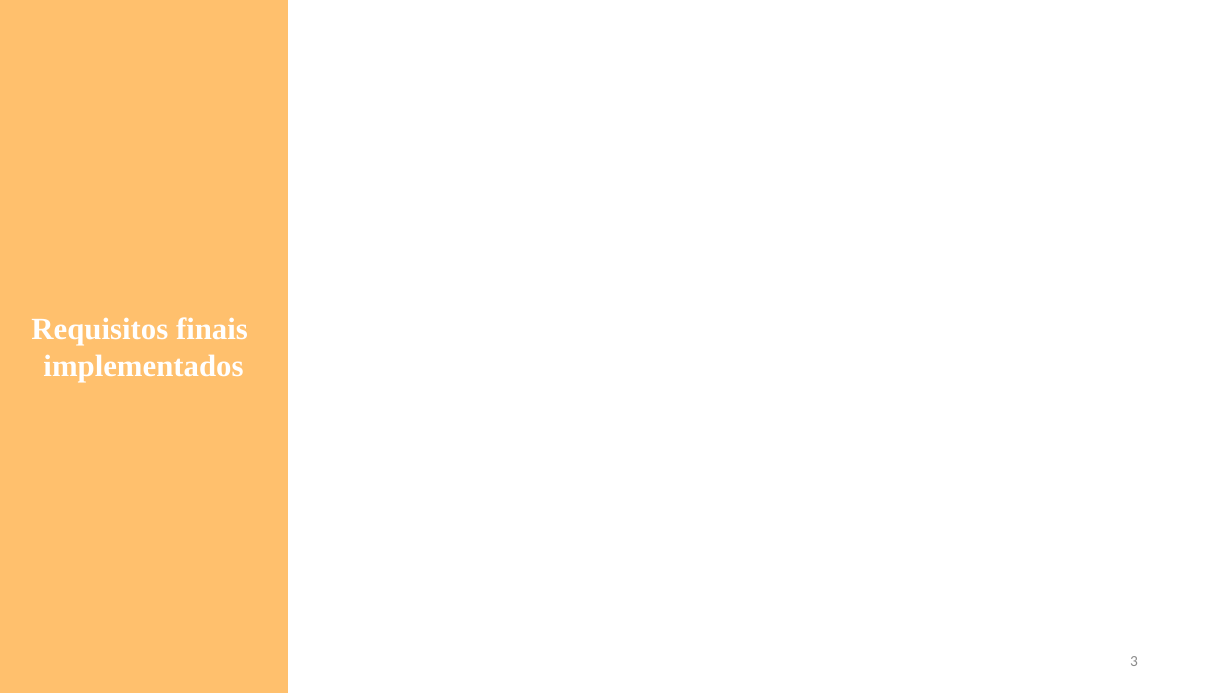
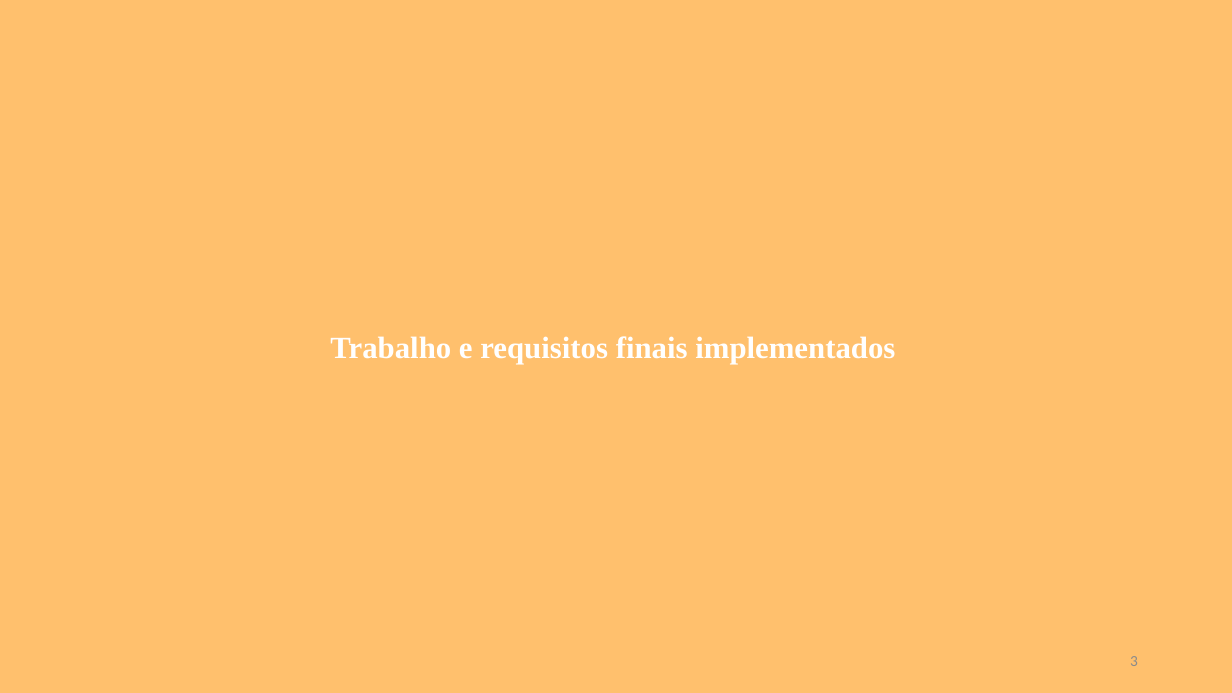
Before and after one commit to dianacatarino/PSI_AMSI_202324, a slide deck: slide 3 of doc/Apresentação 2ª Fase.pptx. Drawn at 1232x693 pixels with LibreOffice and Linux fonts; fonts in the diff are those of the drawing. Boxes give left, top, right and bottom in pixels: in the first picture for what was removed or moved away, otherwise in the second. Text is boxed around its words. In the diff, an @@ line names an element or a change of style, - is before the commit and + after.

```diff
--- a/doc/Apresentação 2ª Fase.pptx
+++ b/doc/Apresentação 2ª Fase.pptx
@@ rectangle removed at <box>0,0,287,693</box> @@
@@ rectangle added at <box>0,0,1232,693</box>, fill #FFC06D, outline #FFC06D 1 pt @@
@@ text at <box>330,336,895,364</box>: text changed @@
-Requisitos finais
-implementados
+Trabalho e requisitos finais implementados
```
Also in this commit, not shown: 7 other slides changed, 2 slides added, 1 slide removed, 1 other file.
